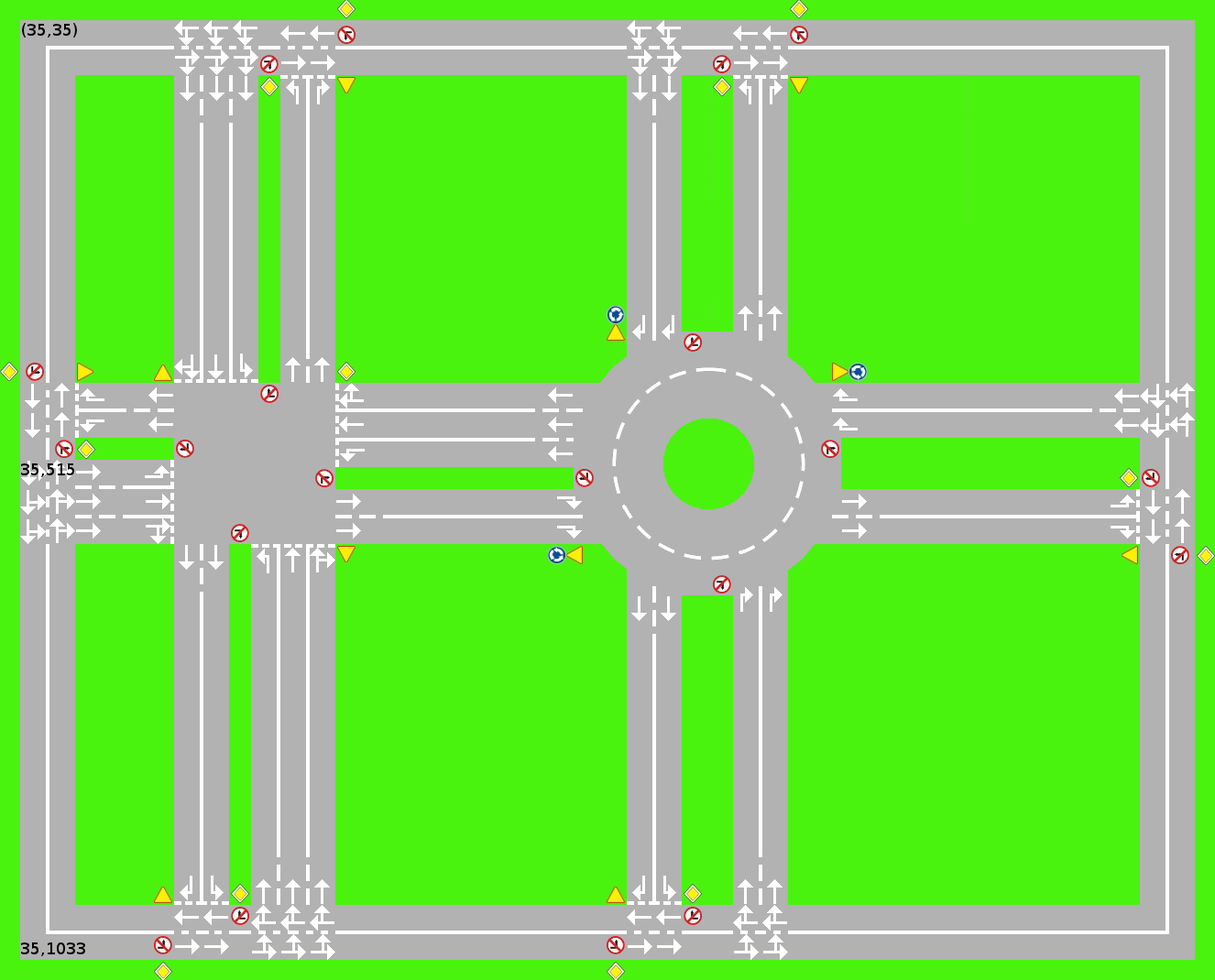
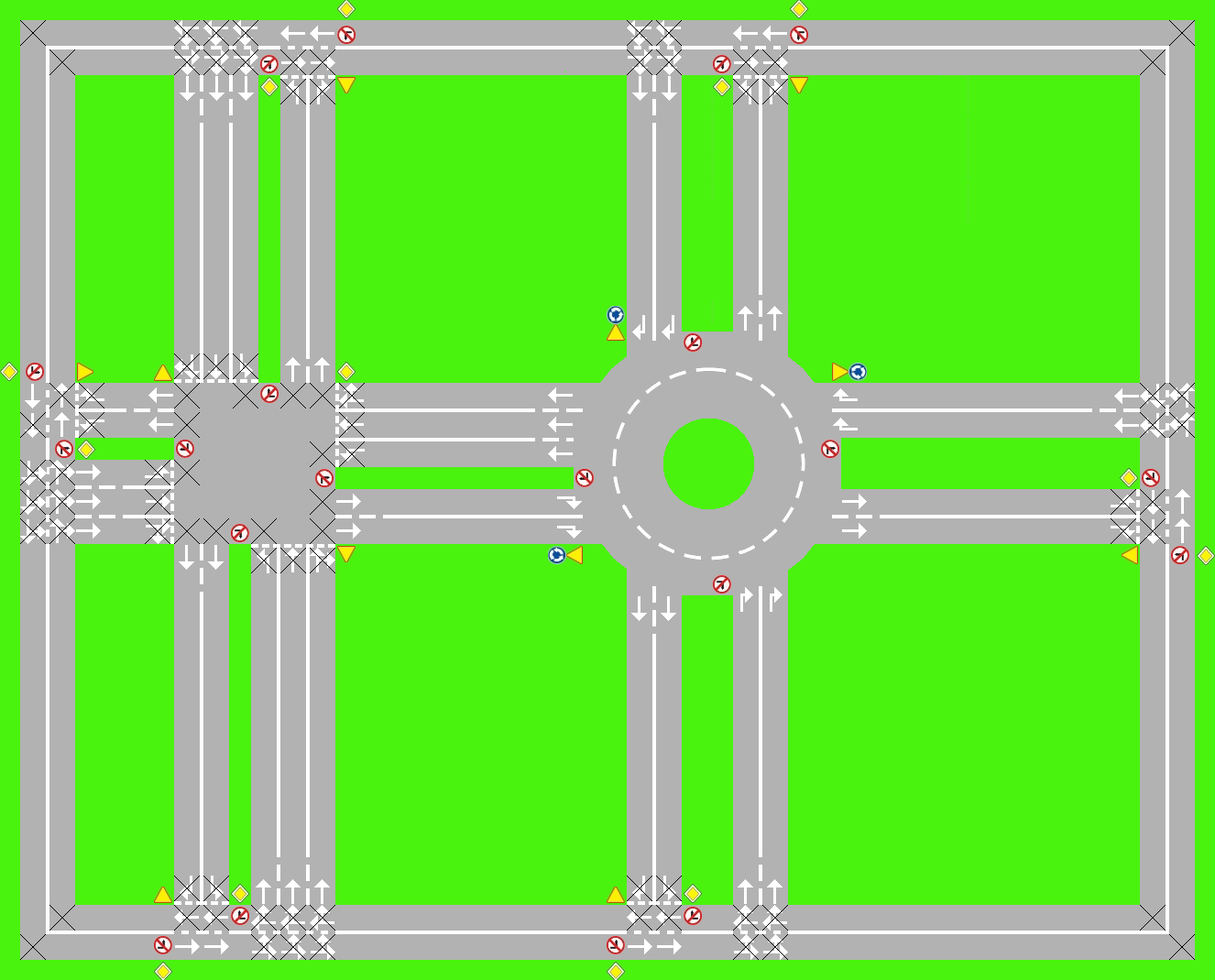
Before/after of a 1215x980 layered artwork. What changed in the layer stack:
removed layer "35,1033" over [21,942,86,957]
painted on "Tło" over [20,20,1195,961]
